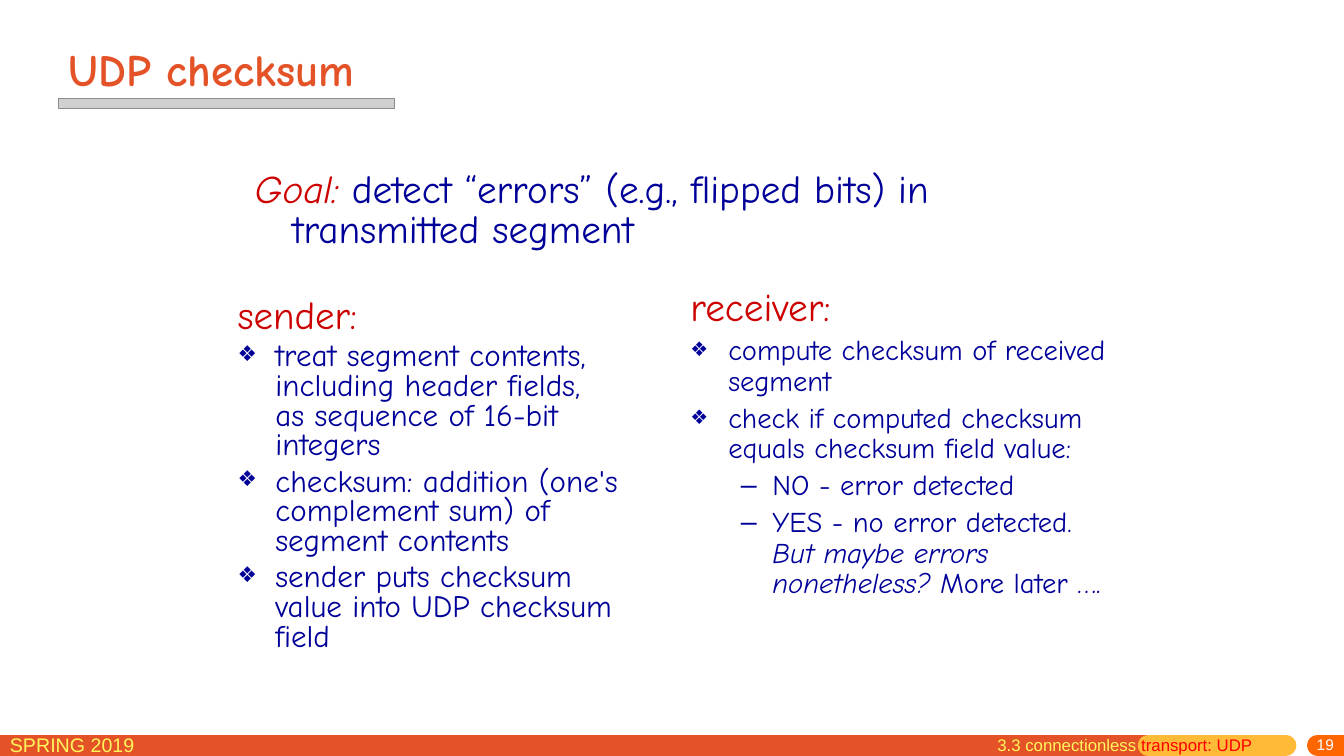
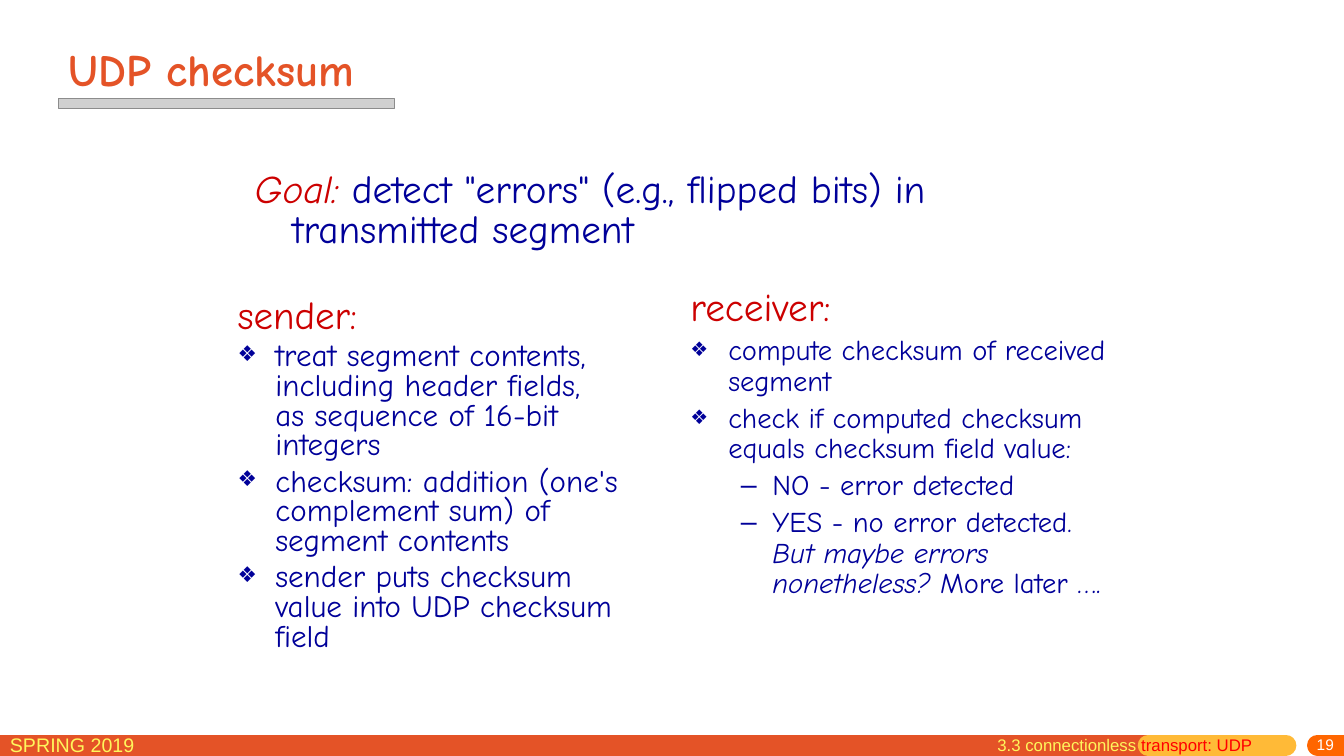
Before and after one commit to jichenghu/PPT_networkDistributed, a slide deck: slide 19 of chapter3.pptx. Drawn at 1344x756 pixels with LibreOffice and Linux fonts; fonts in the diff are those of the drawing; grey boxes stand for pictures. Boxes give left, top, right and bottom in pixels: in the first picture for what was removed or moved away, otherwise in the second. Text is boxed around its words. In the diff, an @@ line names an element or a change of style, - is before the commit and + after.

```diff
--- a/chapter3.pptx
+++ b/chapter3.pptx
@@ text at box(255, 172, 926, 251): text changed @@
-Goal: detect “errors” (e.g., flipped bits) in transmitted segment
+Goal: detect "errors" (e.g., flipped bits) in transmitted segment
```
Also in this commit, not shown: 14 other slides changed, 53 slides added.
